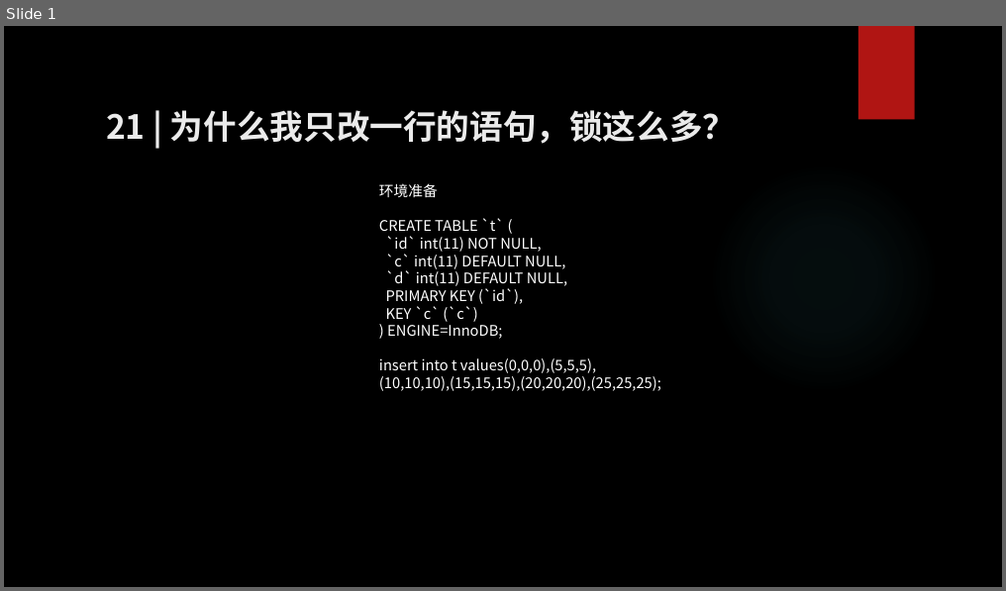
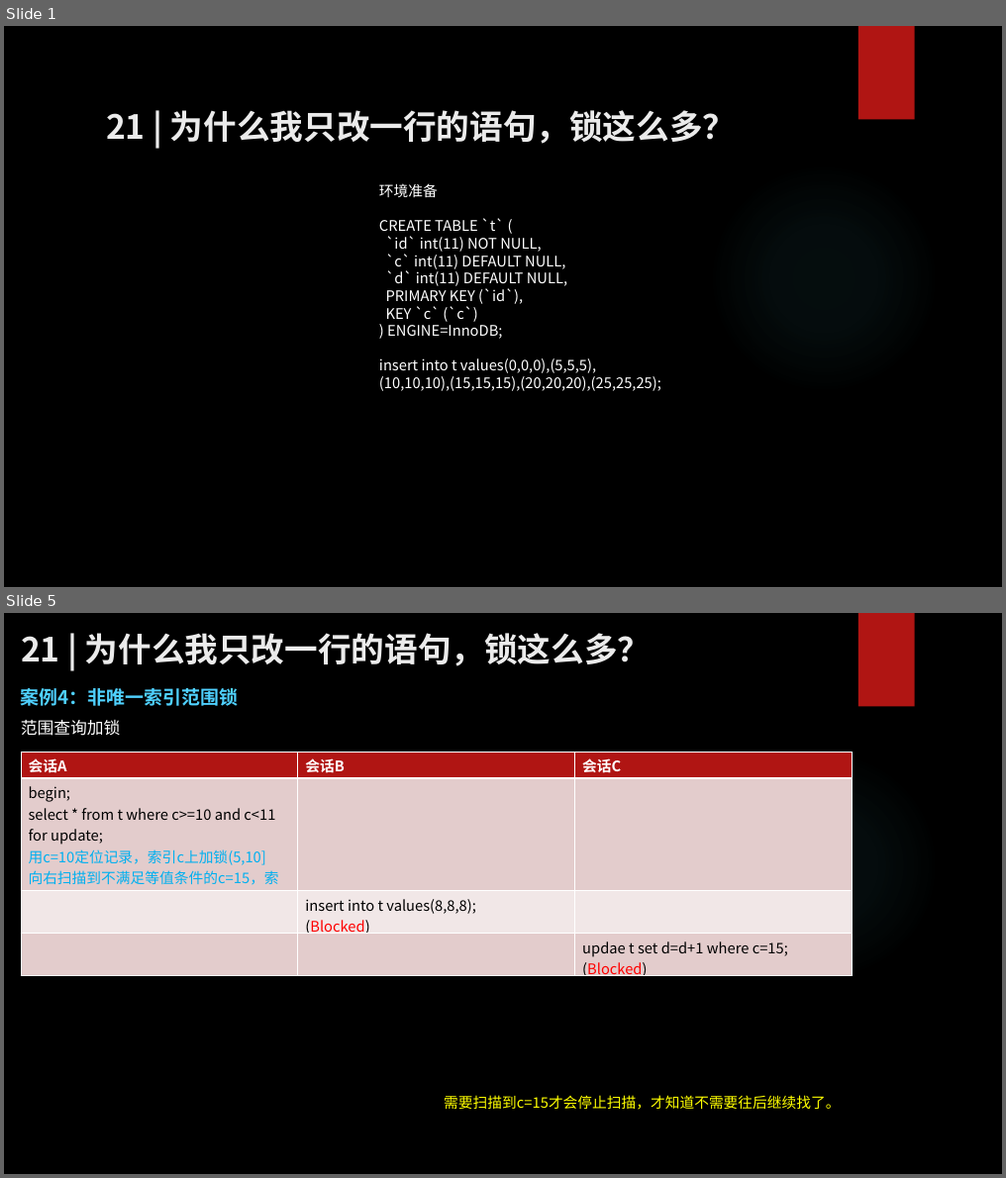
Before and after one commit to zhangkekf/reading-notes, a slide deck: MySQL实战/21为什么我只改一行的语句，锁这么多？.pptx. Shown one above the other, each under a label of ours: slide 1 before the commit, slides 1 and 5 after it; the slides between them are not shown. The pictures are 1006x591 and 1006x1178 pixels, drawn with LibreOffice and Linux fonts; fonts in the diff are those of the drawing; background and template pictures are left out. Boxes give left, top, right and bottom in pixels: in the first picture for what was removed or moved away, otherwise in the second. Text is boxed around its words. In the diff, an @@ line names an element or a change of style, - is before the commit and + after.

```diff
--- a/MySQL实战/21为什么我只改一行的语句，锁这么多？.pptx
+++ b/MySQL实战/21为什么我只改一行的语句，锁这么多？.pptx
@@ slide 5 added at [4, 613, 1002, 1174], background picture (left out); not listed: 2 template elements that a slide beside it also shows @@
@@ title added at [21, 633, 650, 666], 32 pt, text #EBEBEB, bold @@
+21 | 为什么我只改一行的语句，锁这么多？
@@ text added at [21, 688, 238, 706], 18 pt, text #4FD1FF, bold @@
+案例4：非唯一索引范围锁
@@ text added at [21, 720, 120, 736], 16 pt, text #FFFFFF @@
+范围查询加锁
@@ table added at [21, 752, 851, 983], 4 rows, 3 columns @@
+会话A | 会话B | 会话C
+begin; / select * from t where c>=10 and c<11 for update; / 用c=10定位记录，索引c上加锁(5,10] / 向右扫描到不满足等值条件的c=15，索引c上加锁(10,15] |  | 
+ | insert into t values(8,8,8); / (Blocked) | 
+ |  | updae t set d=d+1 where c=15; / (Blocked)
@@ text added at [444, 1095, 840, 1110], 14 pt, text #FFFF00 @@
+需要扫描到c=15才会停止扫描，才知道不需要往后继续找了。
```
Also in this commit, not shown: 2 slides changed, 6 other slides added, 7 slides removed, 3 other files.
